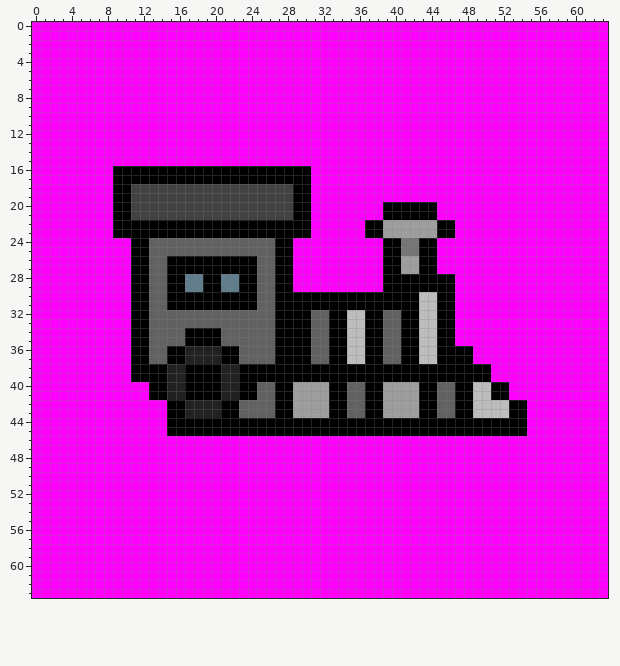
One commit to this pixel-art sprite: libs/assets/train.png. The picture above was drawn from the file before the commit.
The file is 64x64 pixels.
New version:
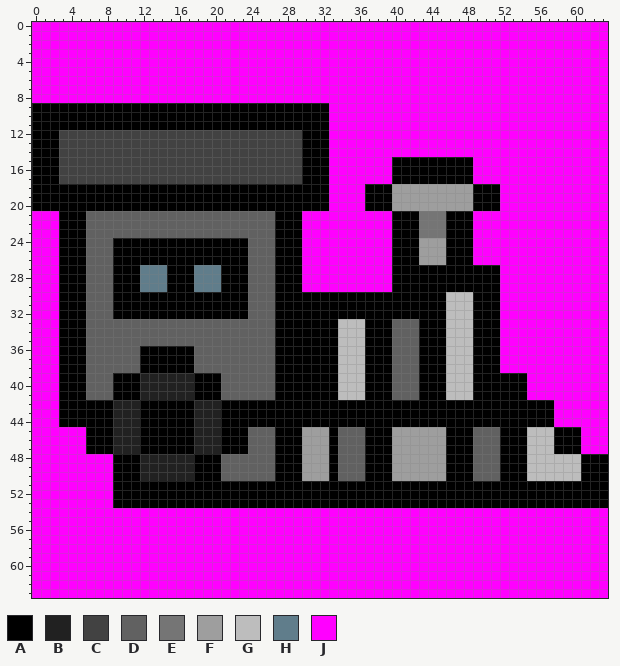
Palette (. is transparent): A #000000  B #212121  C #424242  D #616161  E #757575  F #9e9e9e  G #bdbdbd  H #607d8b  J #ff00ff
From old to new:
Changed rows in their new state; - is an unchanged pixel.
first column x 0:
 9 AAAAAAAAAAAAAAAAAAAAAAAAAAAAAAAAA-------------------------------
10 AAAAAAAAAAAAAAAAAAAAAAAAAAAAAAAAA-------------------------------
11 AAAAAAAAAAAAAAAAAAAAAAAAAAAAAAAAA-------------------------------
12 AAACCCCCCCCCCCCCCCCCCCCCCCCCCCAAA-------------------------------
13 AAACCCCCCCCCCCCCCCCCCCCCCCCCCCAAA-------------------------------
14 AAACCCCCCCCCCCCCCCCCCCCCCCCCCCAAA-------------------------------
15 AAACCCCCCCCCCCCCCCCCCCCCCCCCCCAAA-------AAAAAAAAA---------------
16 AAACCCCCCCCCCCCCCCCCCCCCCCCCCC-AA-------AAAAAAAAA---------------
17 AAACCCCCCCCCCCCCCCCCCCCCCCCCCC-AA-------AAAAAAAAA---------------
18 AAAAAAAAA--AAAAAAAAAAAAAAAAAA--AA----AAAFFFFFFFFFAAA------------
19 AAAAAAAAA--AAAAAAAAAAAAAAAAAA--AA----AAAFFFFFFFFFAAA------------
20 AAAAAAAAA--AAAAAAAAAAAAAAAAAA--AA----AA-FFFFFFFFFAAA------------
21 ---AAADDDDDDDDDDDDDDDDDDDDDAA-J--------J---EEEAAA---------------
22 ---AAADDDDDDDDDDDDDDDDDDDDD---J------JJJAAAEEE-AA---------------
23 ---AAADDDDDDDDDDDDDDDDDDDDD---J------JJJAAAEEE-AA---------------
24 ---AAADDDAA--AAAAAAAAAAA-----A---------J-AAFFFAAA---------------
25 ---AAADDDAA--AAAAAAAAAAA-----A---------J-AAFFFAAA---------------
26 ---AAADDDAA--AA---------D----A---------J-AAFFFAAA---------------
27 ---AAADDDAA-HHH---HHH---D----A---------J-AA--AAAAAAA------------
28 ---AAADDDAA-HHH--A-HHAA-D----A---------J-------AAAAA------------
29 ---AAADDDAA-HHH--A-HHAA-D----A---------J-------AAAAA------------
30 ---AAADDDAA--AA---------D------------------AA-GGGAAA------------
31 ---AAADDDAA--AA---------D------------------AA-GGGAAA------------
32 ---AAADDDAA--AAAAAAAAAAA-------AA--AA--AA--AA-GGGAAA------------
33 ---AAADDDDDDD------------------AA-G----A-DDAA-GGGAAA------------
34 ---AAADDDDDDD----DDDD----------AA-G----A-DDAA-GGGAAA------------
35 ---AAADDDDDDD----DDDD----------AA-G----A-DDAA-GGGAAA------------
36 ---AAADDDDDD-AA--ADDDDD--------AA-G----A-DDAA-GGGAAA------------
37 ---AAADDDDDD-AA--ADDDDD--------AA-G----A-DDAA-GGGAAA------------
38 ---AAADDDDDD---AA-DDDDDDDDD-------GGG---DDD---GGG--A------------
39 ---AAADDDAA-BBB--B---DDDDDD-------GGG---DDD---GGG--AAAA---------
40 ---AAADDDAAABBB--B---DDDD----AAAA-GGG--ADDD--AGGGAA--AA---------
41 ---AAADDDAAABBB--B---DDDD----AAAA-GGG--ADDD--AGGGAA--AA---------
42 ---AAAAAABBBAAA--A-----AAAA--AAAA--AA--AAAA--AA--AAAA--AAA------
43 ---AAAAAABBBAAA--A-----AAAA--AAAA--AA--AAAA--AA--AAAA--AAA------
44 ---AAAAAABBBAAA---BBB----------------------------------AAA------
45 ------AAABBBAAA---BBB---DDD---FFF-DDD---FFFFFF---DDD---GGGAAA---
46 ------AAABBBAAAAAABBBAAADDDAAAFFFADDDAAAFFFFFFAAADDDAAAGGGAAA---
47 ------AAABBBAAAAAABBBAAADDDAAAFFFADDDAAAFFFFFFAAADDDAAAGGGAAA---
48 ---------AAABBBBBBAAADDDDDDAAAFFFADDDAAAFFFFFFAAADDDAAAGGGGGGAAA
49 ---------AAABBBBBBAAADDDDDDAAAFFFADDDAAAFFFFFFAAADDDAAAGGGGGGAAA
50 ---------AAABBBBBBAAADDDDDDAAAFFFADDDAAAFFFFFFAAADDDAAAGGGGGGAAA
51 ---------AAAAAAAAAAAAAAAAAAAAAAAAAAAAAAAAAAAAAAAAAAAAAAAAAAAAAAA
52 ---------AAAAAAAAAAAAAAAAAAAAAAAAAAAAAAAAAAAAAAAAAAAAAAAAAAAAAAA
53 ---------AAAAAAAAAAAAAAAAAAAAAAAAAAAAAAAAAAAAAAAAAAAAAAAAAAAAAAA
Where, in picture pixels (left, top, right, bottom), the same in both pictures:
changed: (32, 103, 608, 508)
